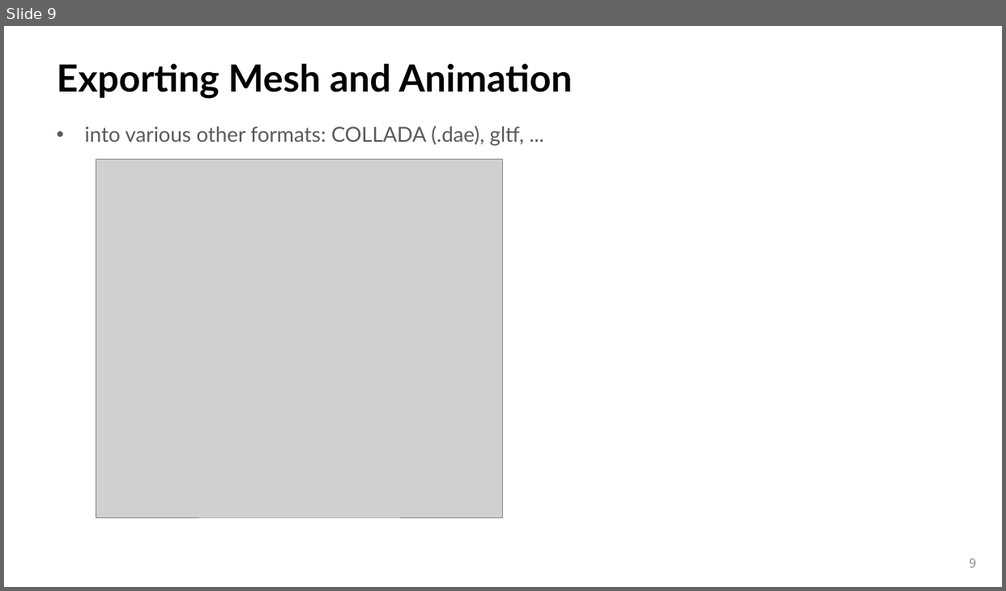
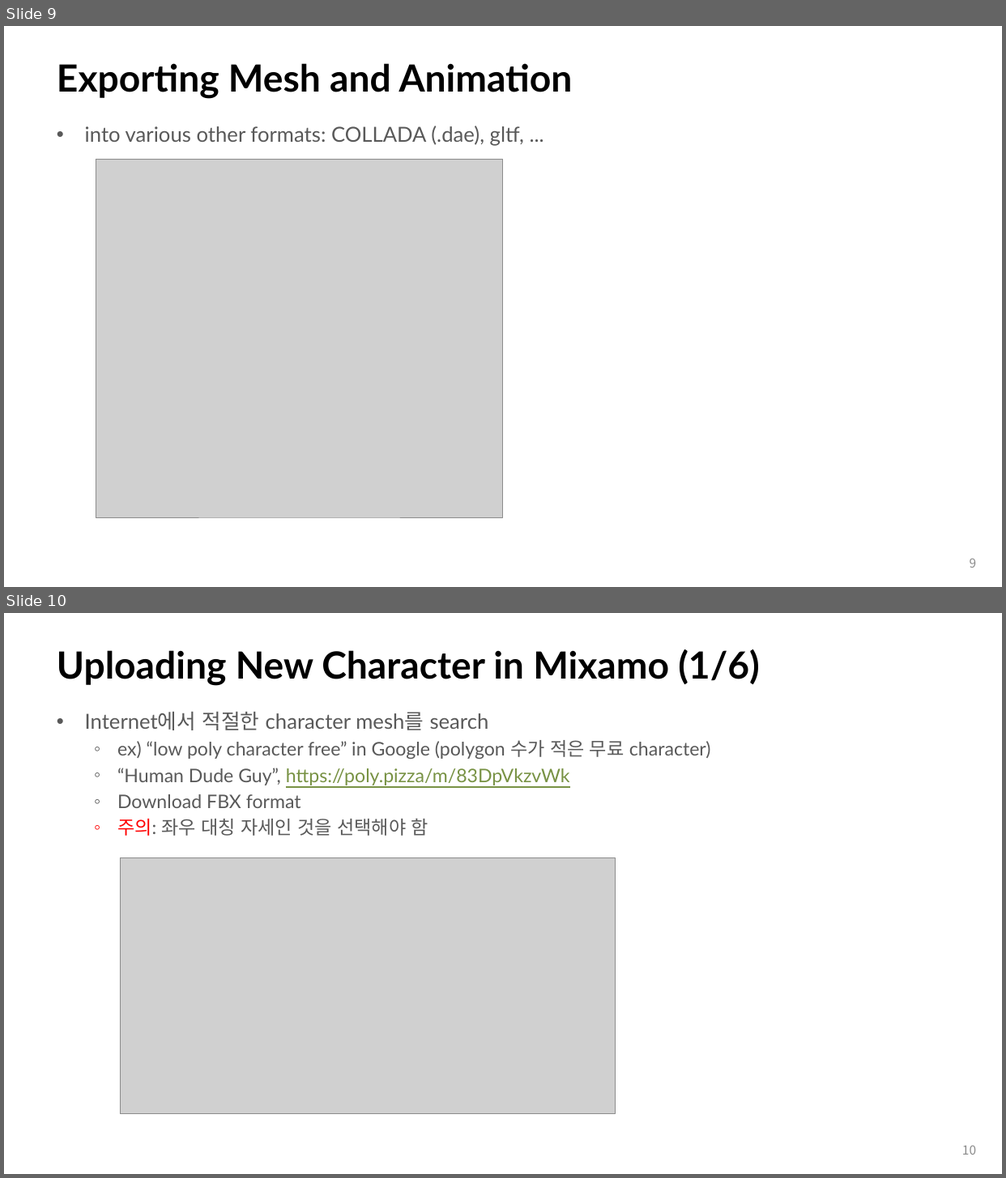
Before and after one commit to iklee99/WebGLDist, a slide deck: Notes/11_2_SkeletalAnimation.pptx. Shown one above the other, each under a label of ours: slide 9 before the commit, slides 9 and 10 after it. The pictures are 1006x591 and 1006x1178 pixels, drawn with LibreOffice and Linux fonts; fonts in the diff are those of the drawing; grey boxes stand for pictures. Boxes give left, top, right and bottom in pixels: in the first picture for what was removed or moved away, otherwise in the second. Text is boxed around its words. In the diff, an @@ line names an element or a change of style, - is before the commit and + after.

```diff
--- a/Notes/11_2_SkeletalAnimation.pptx
+++ b/Notes/11_2_SkeletalAnimation.pptx
@@ slide 10 added at box(4, 613, 1002, 1174), background #FFFFFF @@
@@ title added at box(57, 649, 759, 686), 36 pt, text #000000, bold @@
+Uploading New Character in Mixamo (1/6)
@@ text added at box(85, 712, 711, 836), 18 pt, text #595959 @@
+• Internet에서 적절한 character mesh를 search
+  ◦ ex) “low poly character free” in Google (polygon 수가 적은 무료 character)
+  ◦ “Human Dude Guy”, https://poly.pizza/m/83DpVkzvWk
+  ◦ Download FBX format
+  ◦ 주의: 좌우 대칭 자세인 것을 선택해야 함
@@ picture added at box(120, 858, 615, 1114) @@
@@ page number added at box(962, 1145, 976, 1155), 12 pt, text #8C8C8C @@
+10
```
Also in this commit, not shown: 5 other slides added.
